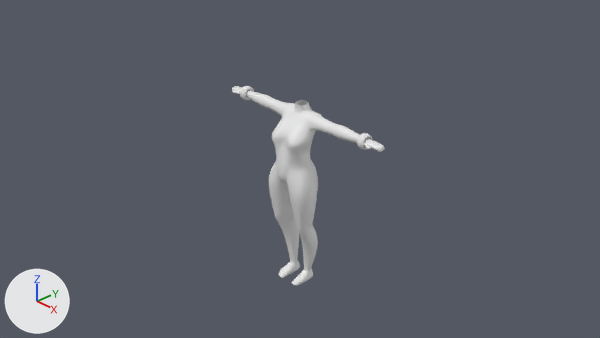
The Blender file blender/MinusT-1/2-SD-character/02_SD_character.blend, before and after one commit.
Before and after are seen from the file's camera 'Camera'. Lighting does not change. The marker at lower left points along +X, +Y and +Z.
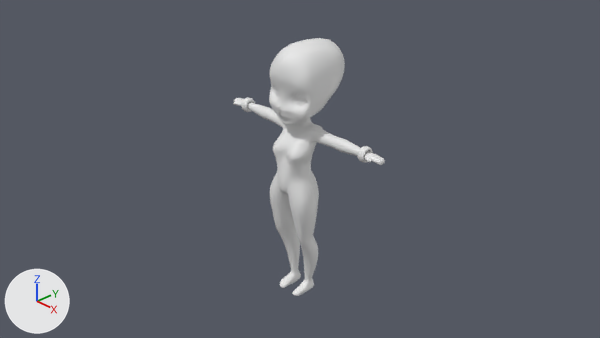
Pixel boxes [x1, y1, x2, y2] of what changed, in the pictures (600 x 338 px; the box of a moved part takes in the faces that stretch with it):
'Cube', reshaped: before [232, 86, 385, 286]; after [233, 97, 385, 296]
'head', added: after [269, 38, 345, 124]
part 1 of me_cube, moved or reshaped: before [232, 86, 385, 152]; after [233, 97, 385, 165]
part 2 of me_cube, moved or reshaped: before [246, 90, 360, 286]; after [247, 102, 360, 296]

What the commit changed:
me_cube is used by ob_cube; location (0.0, 0.0, 0.0).
me_cube had 334 vertices, 313 faces and spanned x -0.002..0.401, y -0.096..0.067, z -0.002..0.749.
me_cube now has 334 vertices, 313 faces and spans x -0.002..0.401, y -0.091..0.072, z -0.053..0.714.
me_cube part 1: the loose piece of 96 vertices spanning x 0.299..0.401, y -0.021..0.051, z 0.667..0.727 is moved by (0.0, 0.004, -0.051).
me_cube part 2: 238 of 334 vertices moved; they spanned x -0.002..0.318, y -0.096..0.067, z -0.002..0.749 and now span x -0.002..0.318, y -0.091..0.072, z -0.053..0.714; mean shift (0.0, 0.004, -0.051); largest move (0.0, 0.001, 0.721) -> (0.0, 0.008, 0.67).
Mesh me_cube_001 is new.
It has 88 vertices, 85 faces and spans x 0.0..0.115, y -0.118..0.219, z 0.682..0.995.
It uses material mat_material (white #e7e7e7).
Object 'head' (ob_head) is new; it shows me_cube_001.
Its location is (0.0, 0.0, 0.0).
It gains a MIRROR modifier named 'Mirror'.
Modifier setting: use_clip = True.
It gains a SUBSURF modifier named 'Subdivision'.
Modifier setting: levels = 2.
